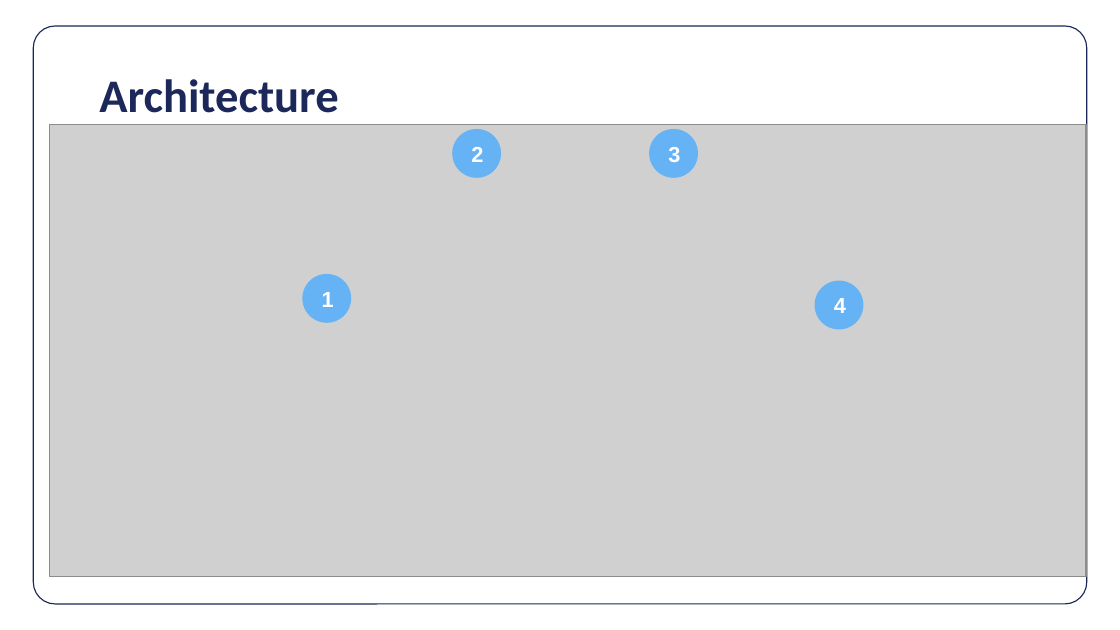
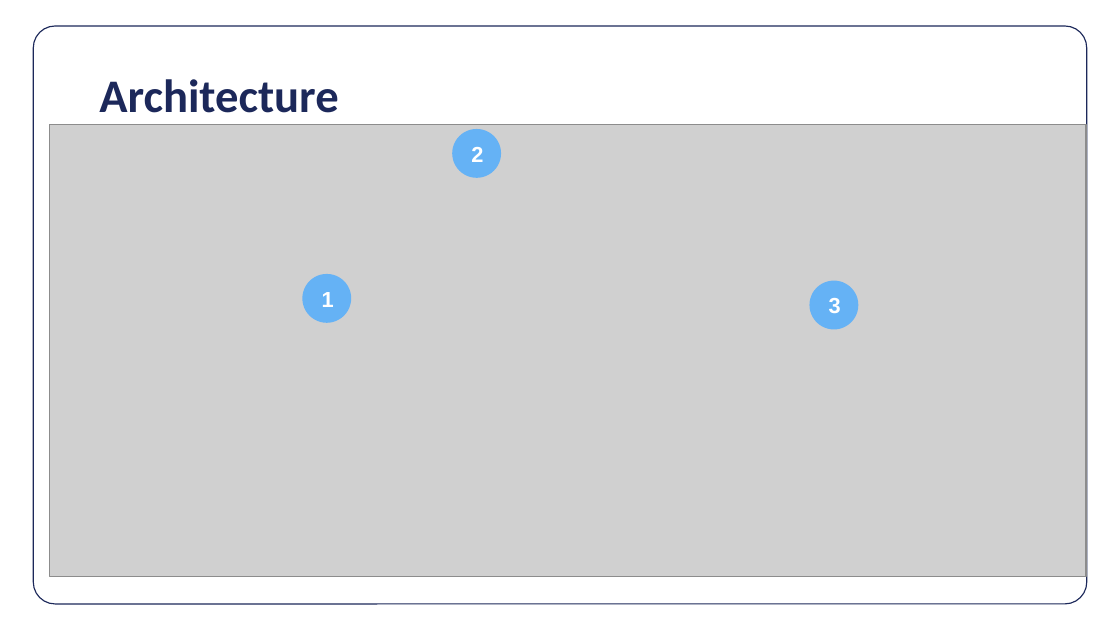
Before and after one commit to eric-bach/kanoe, a slide deck: slide 5 of kanoe.pptx. Drawn at 1120x630 pixels with LibreOffice and Linux fonts; fonts in the diff are those of the drawing; grey boxes stand for pictures. Boxes give left, top, right and bottom in pixels: in the first picture for what was removed or moved away, otherwise in the second. Text is boxed around its words. In the diff, an @@ line names an element or a change of style, - is before the commit and + after.

Commit message:
Update presentation

```diff
--- a/kanoe.pptx
+++ b/kanoe.pptx
@@ ellipse "3": place and size @@
-ellipse "3" at [651, 131, 697, 177]
+ellipse "3" at [811, 282, 857, 328]
@@ ellipse removed at [816, 282, 862, 328] @@
-4
```
Also in this commit, not shown: 3 other files.
